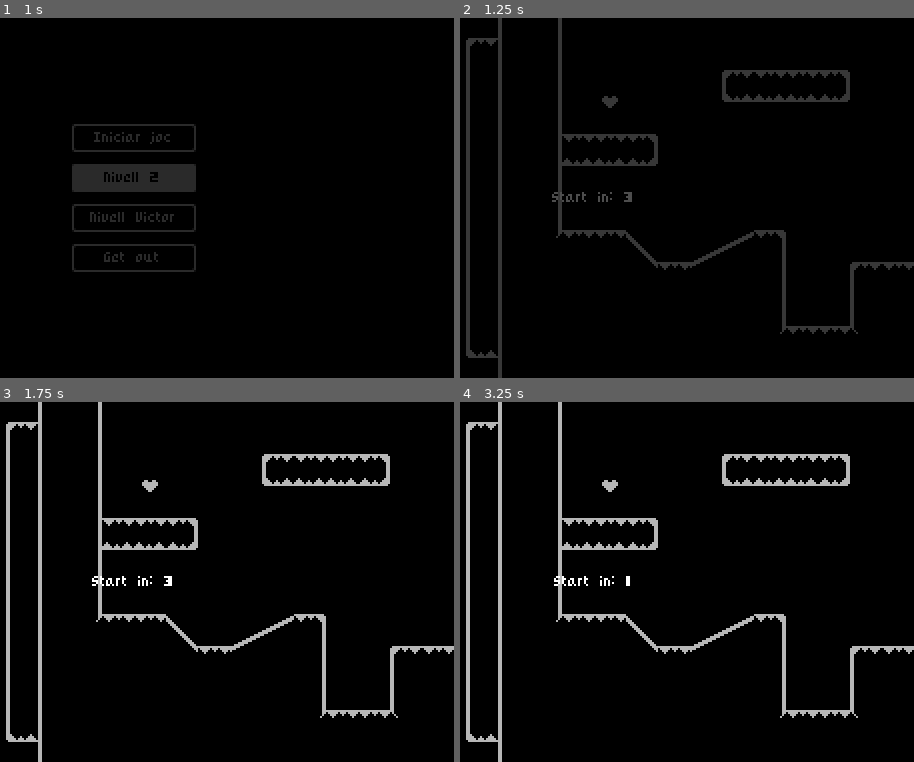
Above: before the commit, frames 1-4 (two rows, left to right).
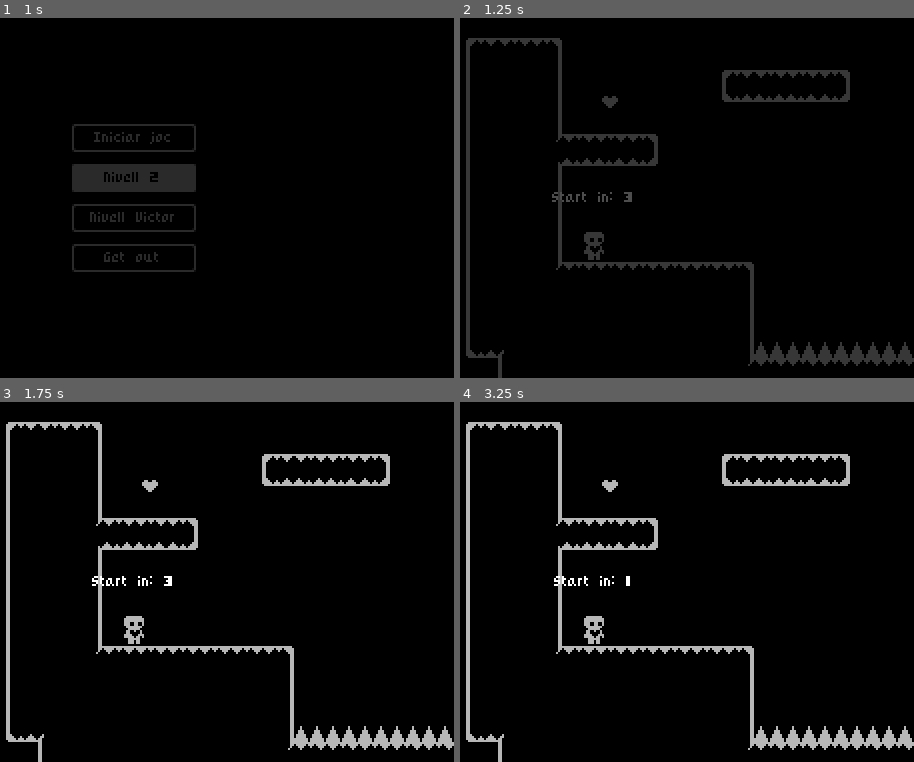
Above: after the commit, the same moments.

Repository: VictorProfe/Claret-plataformer
Game: Godot game, scene res://Menus/Menu inici/start_menu.tscn
Two runs of this game, one before a commit and one after it. Both use one fixed random seed, a clock stepped at 60 frames per second and the inputs below.
Inputs:
- Up to frame 1 (1 s): click "Nivell 2" at 0.5 s
- Up to frame 2 (1.25 s): no input
- Up to frame 3 (1.75 s): hold Right (move_right) from 1.28 s (still down); tap Up (jump) at 1.52 s
- Up to frame 4 (3.25 s): tap Enter at 2 s; tap Up (jump) at 2.27 s; tap Space at 2.75 s; release Right (move_right) at 2.78 s; hold Left (move_left) from 2.78 s (still down)

Frame 1 is identical in both runs. In frame 2, 4.6% of the frame differs, in the area x 8-100%, y 0-97%; in frame 3, 4.6%; in frame 4, 4.6%.

Commit message:
level two update de un mini bug

Diff:
--- a/Nivells/Nivell 2/level_two.tscn
+++ b/Nivells/Nivell 2/level_two.tscn
@@ -1,9 +1,8 @@
-[gd_scene load_steps=5 format=3 uid="uid://b2jh5urlv1mvv"]
+[gd_scene load_steps=4 format=3 uid="uid://b2jh5urlv1mvv"]
 
 [ext_resource type="PackedScene" uid="uid://dxev2igc1wpv5" path="res://World/world.tscn" id="1_kl5rc"]
-[ext_resource type="PackedScene" uid="uid://6jsoqvcs8feb" path="res://Objectes/spines/spikes.tscn" id="2_ooqc7"]
-[ext_resource type="PackedScene" uid="uid://b7ssnkt4brfcg" path="res://assets/heart.tscn" id="3_mjyj3"]
-[ext_resource type="Script" path="res://Objectes/cor/heart.gd" id="4_mbpqb"]
+[ext_resource type="PackedScene" uid="uid://6jsoqvcs8feb" path="res://spikes.tscn" id="2_ooqc7"]
+[ext_resource type="PackedScene" uid="uid://b7ssnkt4brfcg" path="res://Objectes/cor/heart.tscn" id="3_mjyj3"]
 
 [node name="LevelTwo" instance=ExtResource("1_kl5rc")]
 
@@ -24,35 +23,27 @@
 
 [node name="Heart" parent="." index="6" instance=ExtResource("3_mjyj3")]
 position = Vector2(40, 48)
-script = ExtResource("4_mbpqb")
 
 [node name="Heart2" parent="." index="7" instance=ExtResource("3_mjyj3")]
 position = Vector2(280, 96)
-script = ExtResource("4_mbpqb")
 
 [node name="Heart3" parent="." index="8" instance=ExtResource("3_mjyj3")]
 position = Vector2(224, 48)
-script = ExtResource("4_mbpqb")
 
 [node name="Heart4" parent="." index="9" instance=ExtResource("3_mjyj3")]
 position = Vector2(248, 24)
-script = ExtResource("4_mbpqb")
 
 [node name="Heart5" parent="." index="10" instance=ExtResource("3_mjyj3")]
 position = Vector2(272, 48)
-script = ExtResource("4_mbpqb")
 
 [node name="Heart6" parent="." index="11" instance=ExtResource("3_mjyj3")]
 position = Vector2(368, 56)
-script = ExtResource("4_mbpqb")
 
 [node name="Heart7" parent="." index="12" instance=ExtResource("3_mjyj3")]
 position = Vector2(416, 56)
-script = ExtResource("4_mbpqb")
 
 [node name="Heart8" parent="." index="13" instance=ExtResource("3_mjyj3")]
 position = Vector2(488, 0)
-script = ExtResource("4_mbpqb")
 
 [node name="Spikes4" parent="." index="14" instance=ExtResource("2_ooqc7")]
 position = Vector2(112, 176)
@@ -62,3 +53,6 @@
 
 [node name="Spikes6" parent="." index="16" instance=ExtResource("2_ooqc7")]
 position = Vector2(192, 176)
+
+[node name="LevelTileMap2" parent="." index="18"]
+visible = false
